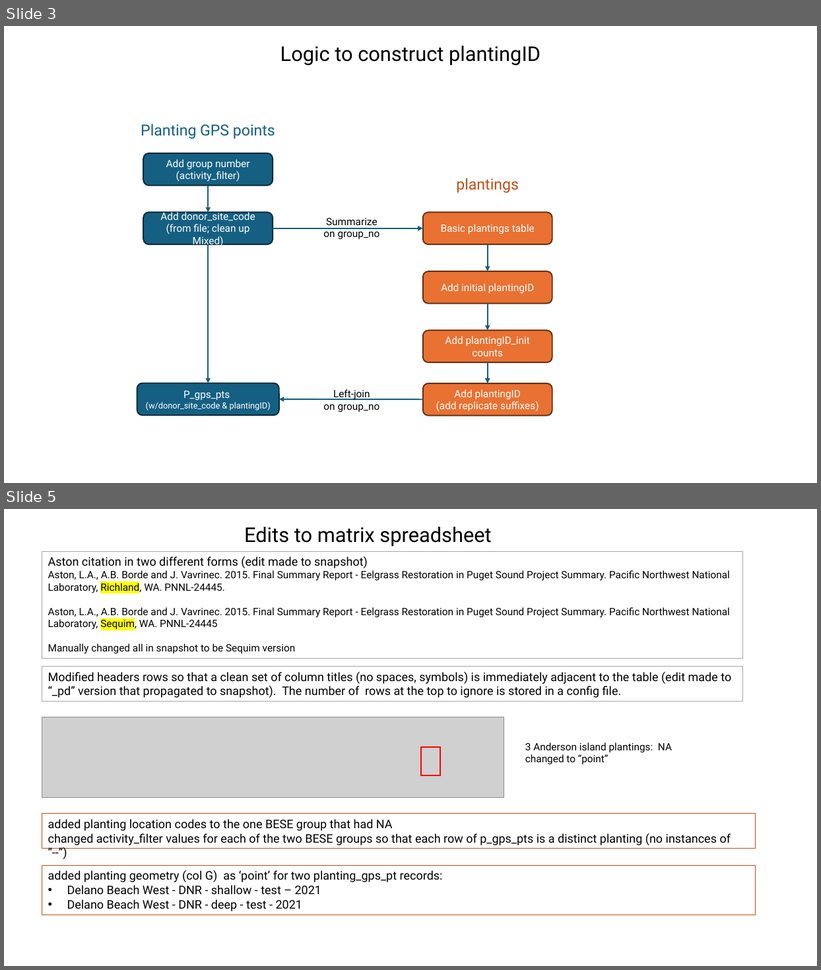
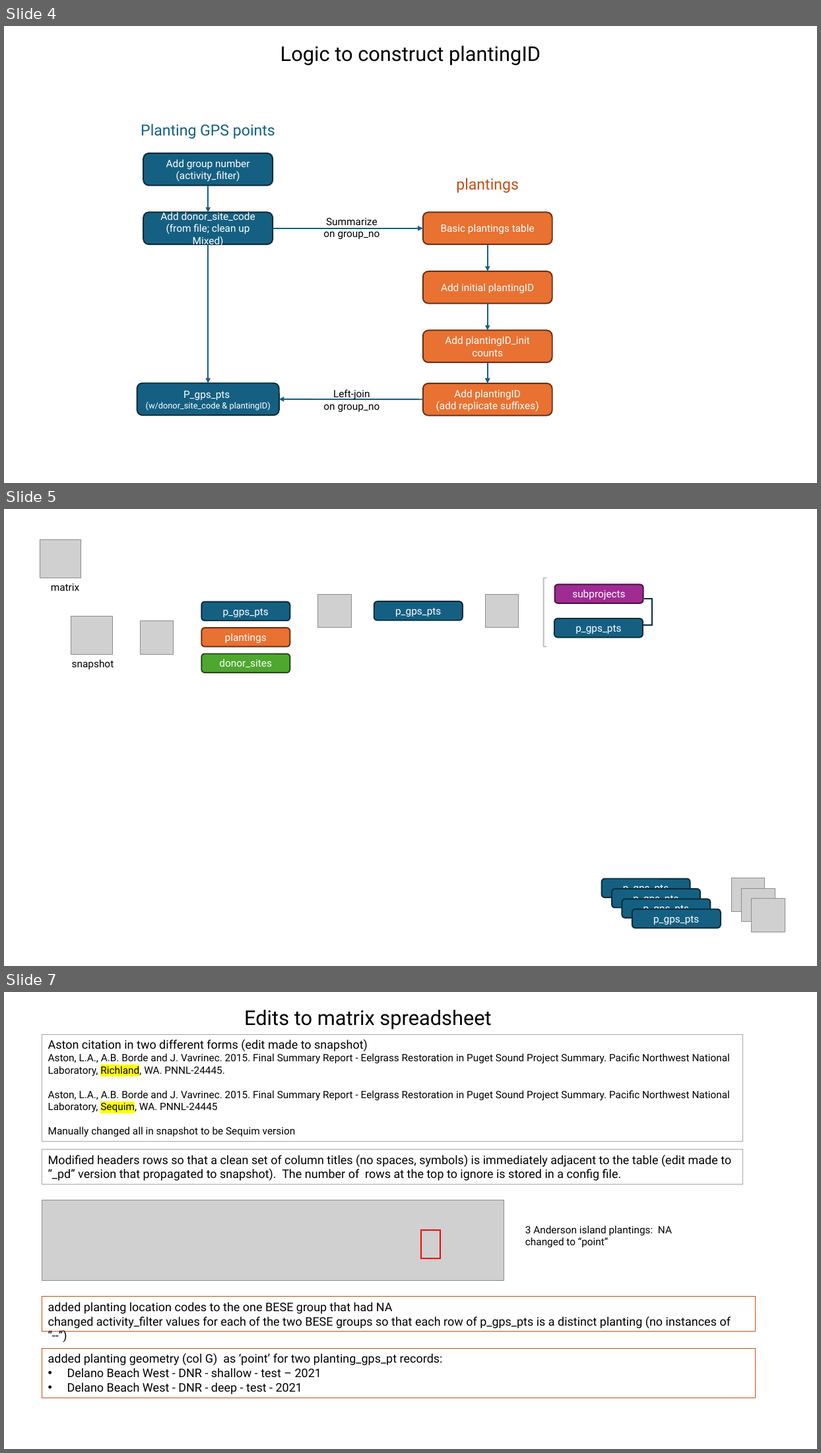
Before and after one commit to WA-Nearshore/seagrass-restoration-processing, a slide deck: docs/seagrass_restoration_storymap_notes.pptx. Shown one above the other, each under a label of ours: slides 3 and 5 before the commit, slides 4, 5 and 7 after it; the slides between them are not shown. The pictures are 821x970 and 821x1453 pixels, drawn with LibreOffice and Linux fonts; fonts in the diff are those of the drawing; grey boxes stand for pictures. Boxes give left, top, right and bottom in pixels: in the first picture for what was removed or moved away, otherwise in the second. Text is boxed around its words. In the diff, an @@ line names an element or a change of style, - is before the commit and + after.

```diff
--- a/docs/seagrass_restoration_storymap_notes.pptx
+++ b/docs/seagrass_restoration_storymap_notes.pptx
@@ slide 5 added at (4, 509, 817, 966), background #FFFFFF @@
@@ picture added at (40, 539, 81, 578) @@
@@ text added at (51, 584, 79, 591), 12 pt, text #000000 @@
+matrix
@@ left bracket added at (544, 578, 547, 647), outline #BFBFBF 1.5 pt @@
@@ rounded rectangle added at (555, 585, 644, 603), fill #A02B93, outline #461340 1.5 pt, 12 pt, text #FFFFFF @@
+subprojects
@@ rounded rectangle added at (201, 601, 290, 621), fill #156082, outline #092A39 1.5 pt, 12 pt, text #FFFFFF @@
+p_gps_pts
@@ picture added at (318, 594, 352, 628) @@
@@ rounded rectangle added at (374, 601, 463, 621), fill #156082, outline #092A39 1.5 pt, 12 pt, text #FFFFFF @@
+p_gps_pts
@@ picture added at (485, 594, 519, 628) @@
@@ freeform shape added at (644, 599, 652, 625), outline #092A39 1.5 pt @@
@@ picture added at (71, 616, 113, 654) @@
@@ picture added at (140, 621, 174, 654) @@
@@ rounded rectangle added at (555, 619, 644, 638), fill #156082, outline #092A39 1.5 pt, 12 pt, text #FFFFFF @@
+p_gps_pts
@@ rounded rectangle added at (201, 628, 290, 647), fill #E97132, outline #663216 1.5 pt, 12 pt, text #FFFFFF @@
+plantings
@@ text added at (72, 659, 114, 669), 12 pt, text #000000 @@
+snapshot
@@ rounded rectangle added at (201, 654, 290, 673), fill #4EA72E, outline #224914 1.5 pt, 12 pt, text #FFFFFF @@
+donor_sites
@@ rounded rectangle added at (602, 879, 690, 898), fill #156082, outline #092A39 1.5 pt, 12 pt, text #FFFFFF @@
+p_gps_pts
@@ picture added at (732, 879, 765, 912) @@
@@ rounded rectangle added at (612, 889, 700, 908), fill #156082, outline #092A39 1.5 pt, 12 pt, text #FFFFFF @@
+p_gps_pts
@@ rounded rectangle added at (622, 900, 710, 918), fill #156082, outline #092A39 1.5 pt, 12 pt, text #FFFFFF @@
+p_gps_pts
@@ picture added at (742, 889, 776, 922) @@
@@ picture added at (752, 899, 785, 932) @@
@@ rounded rectangle added at (632, 910, 721, 929), fill #156082, outline #092A39 1.5 pt, 12 pt, text #FFFFFF @@
+p_gps_pts
@@ what was slide 3 is now slide 4 @@
@@ what was slide 5 is now slide 7 @@
```
Also in this commit, not shown: 1 slide changed, 1 other slide added.
